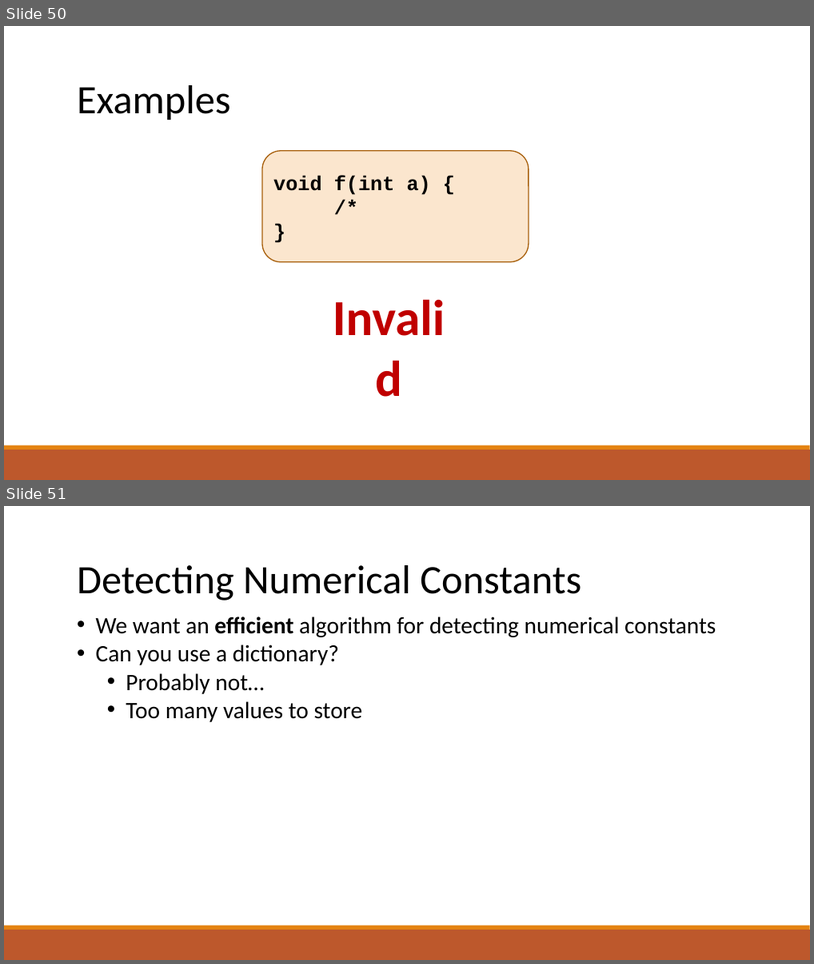
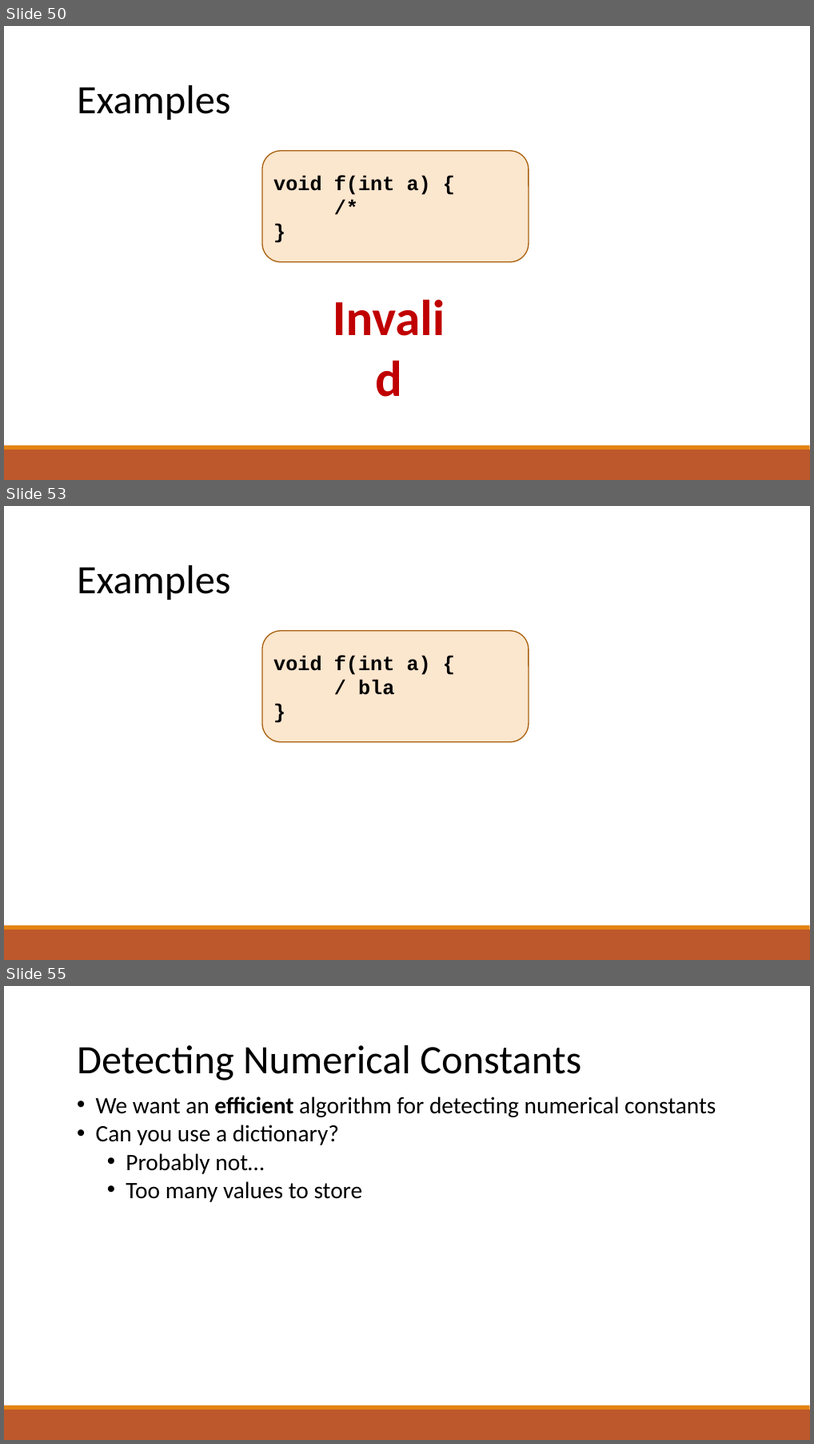
Before and after one commit to raghadzeidan/COMPILATION_TAU_FOR_STUDENTS, a slide deck: new_slides/lexical_analysis.pptx. Shown one above the other, each under a label of ours: slides 50 and 51 before the commit, slides 50, 53 and 55 after it; the slides between them are not shown. The pictures are 814x964 and 814x1444 pixels, drawn with LibreOffice and Linux fonts; fonts in the diff are those of the drawing. Boxes give left, top, right and bottom in pixels: in the first picture for what was removed or moved away, otherwise in the second. Text is boxed around its words. In the diff, an @@ line names an element or a change of style, - is before the commit and + after.

```diff
--- a/new_slides/lexical_analysis.pptx
+++ b/new_slides/lexical_analysis.pptx
@@ slide 53 added at (4, 506, 810, 960), background #FFFFFF; not listed: 2 template elements that a slide beside it also shows @@
@@ text added at (77, 565, 231, 600), 48 pt, text #000000 @@
+Examples
@@ rounded rectangle added at (262, 631, 529, 742), fill #FBE6CE, outline #A9610D 1.25 pt, 24 pt, text #000000, bold @@
+void f(int a) {
+/ bla
+}
@@ what was slide 51 is now slide 55 @@
```
Also in this commit, not shown: 1 slide changed, 3 other slides added, 1 other file.
